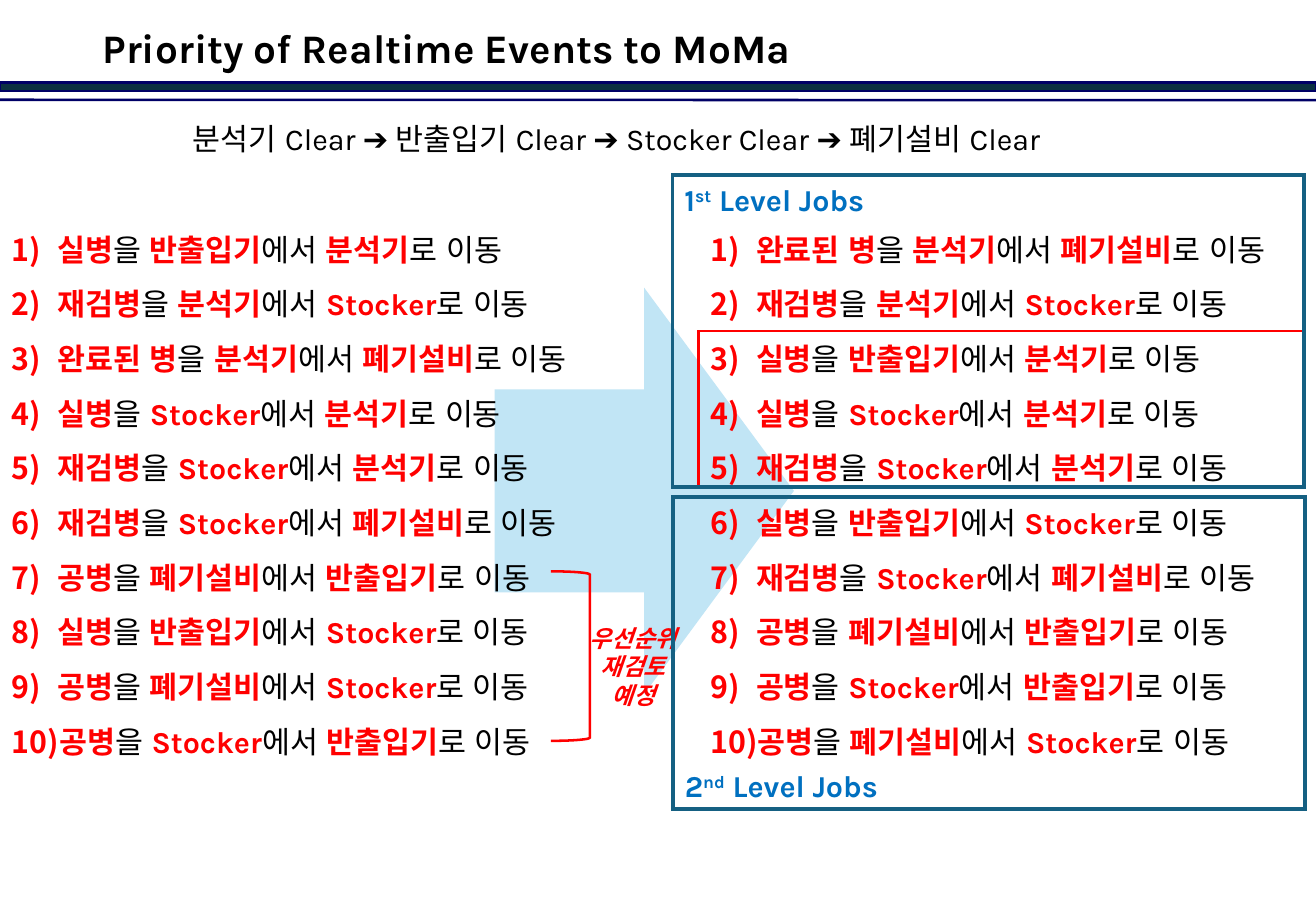
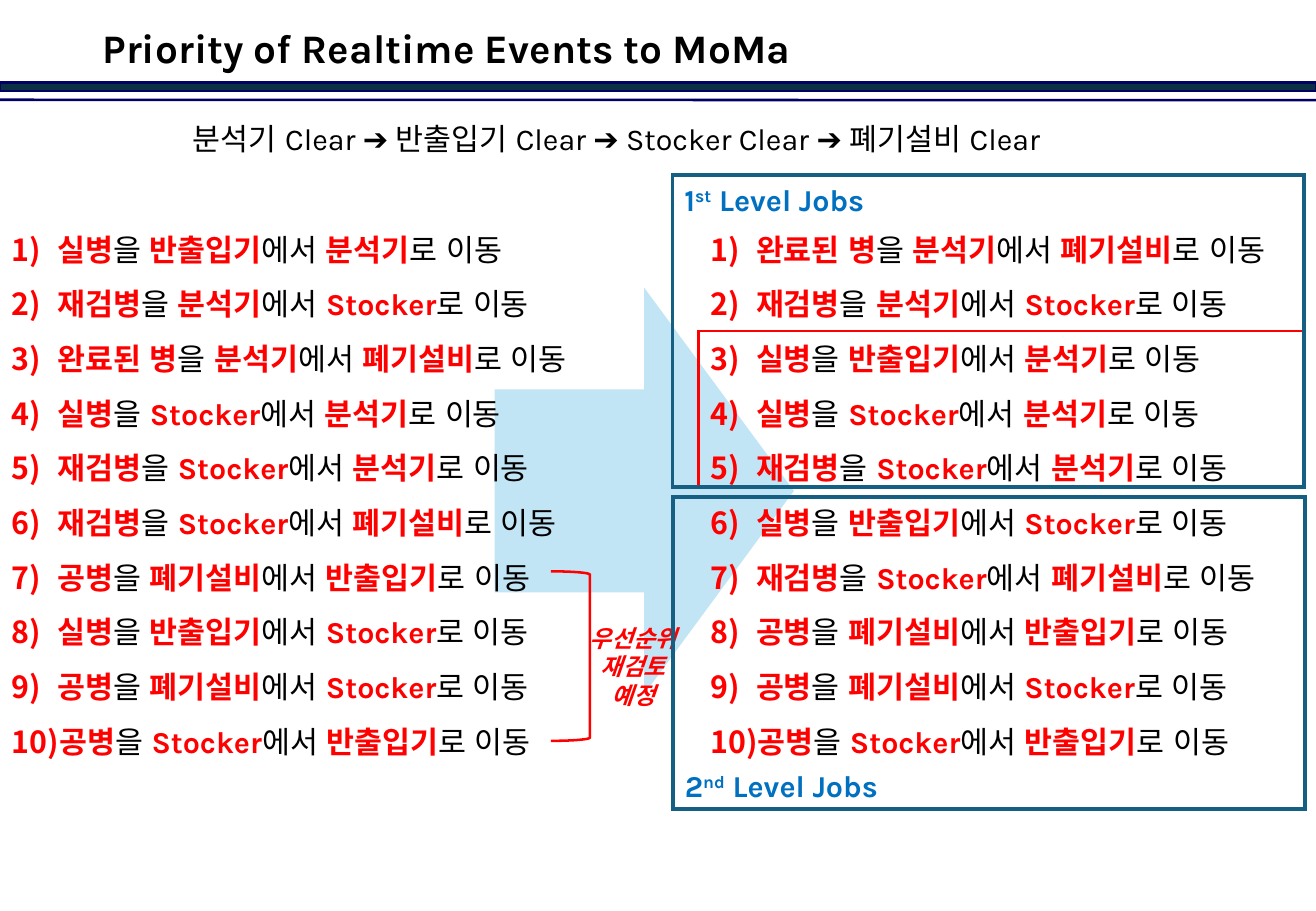
Before and after one commit to jinkabpark/SamickThk_Analysis, a slide deck: slide 1 of 허종원/Dispatcher in Action.pptx. Drawn at 1316x911 pixels with LibreOffice and Linux fonts; fonts in the diff are those of the drawing; background and template pictures are left out. Boxes give left, top, right and bottom in pixels: in the first picture for what was removed or moved away, otherwise in the second. Text is boxed around its words. In the diff, an @@ line names an element or a change of style, - is before the commit and + after.

```diff
--- a/허종원/Dispatcher in Action.pptx
+++ b/허종원/Dispatcher in Action.pptx
@@ text at [756,672,1227,701]: paragraph added @@
+9) 공병을 폐기설비에서 Stocker로 이동
@@ text at [710,727,1229,759]: paragraph removed @@
-10) 공병을 폐기설비에서 Stocker로 이동
```
Also in this commit, not shown: 3 other slides changed, 1 slide added.
